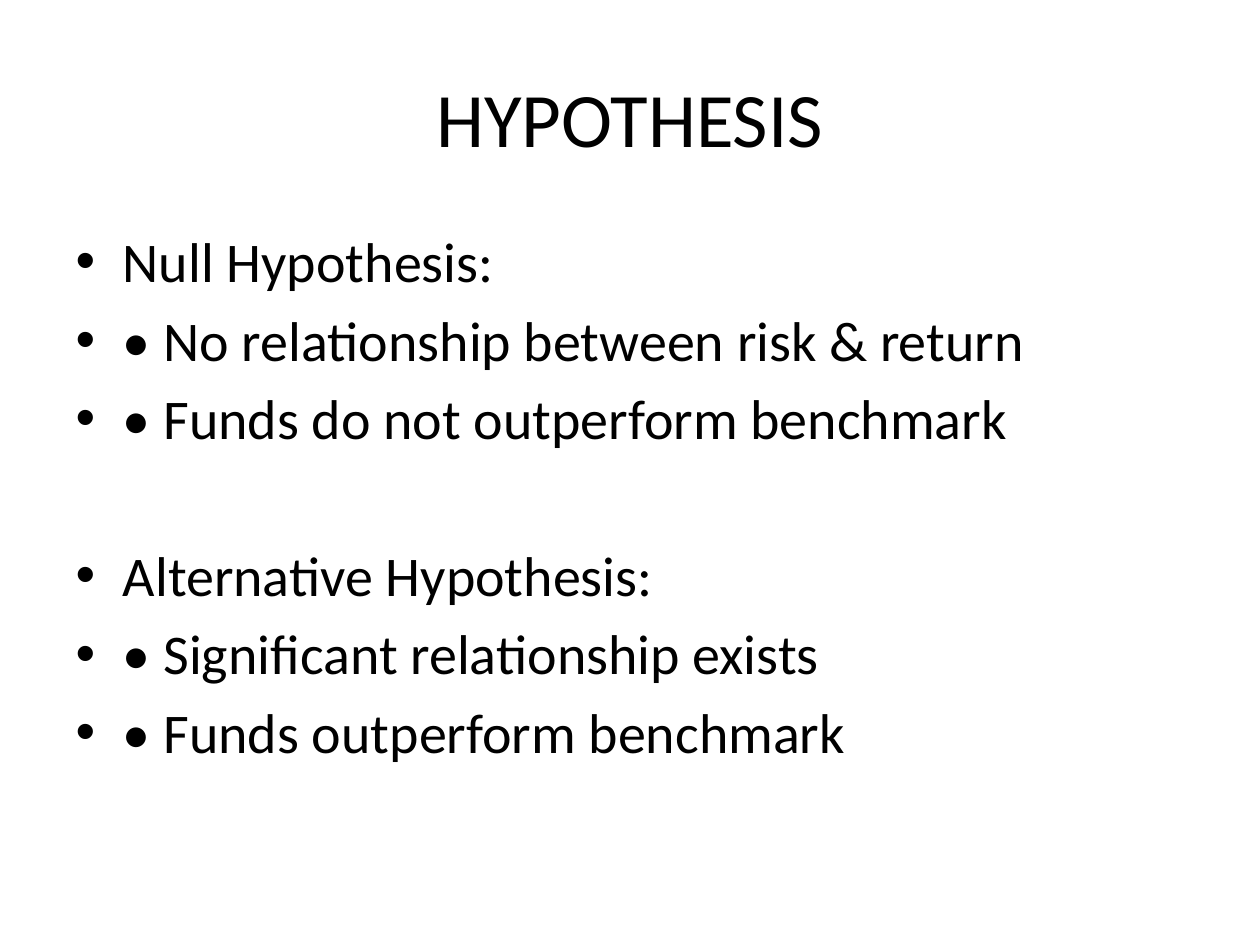
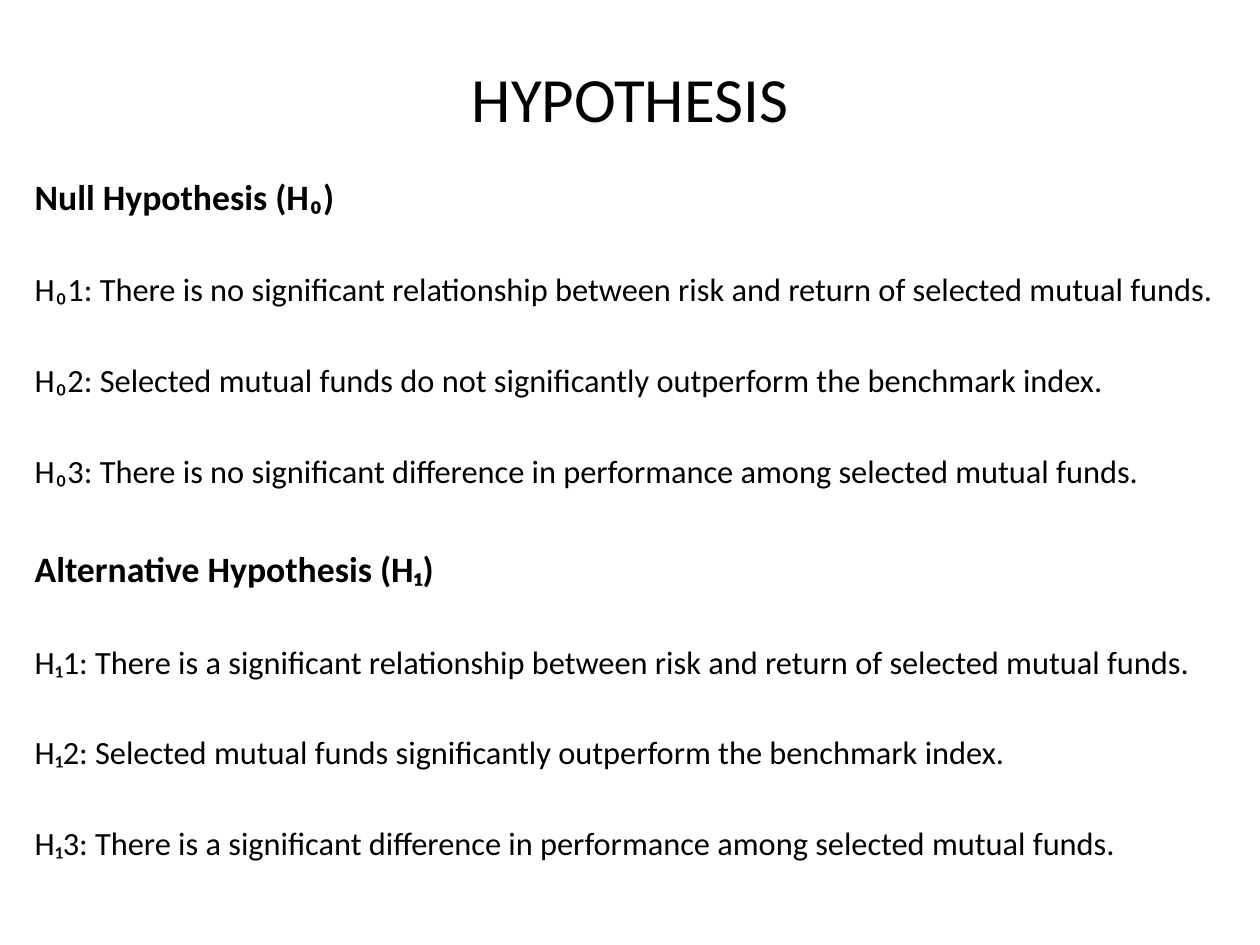
Before and after one commit to MMSHRIKARA/SHRIVATHSA, a slide deck: slide 5 of Viva_Project_Presentation_Shrivathsa.pptx. Drawn at 1260x945 pixels with LibreOffice and Linux fonts; fonts in the diff are those of the drawing. Boxes give left, top, right and bottom in pixels: in the first picture for what was removed or moved away, otherwise in the second. Text is boxed around its words. In the diff, an @@ line names an element or a change of style, - is before the commit and + after.

```diff
--- a/Viva_Project_Presentation_Shrivathsa.pptx
+++ b/Viva_Project_Presentation_Shrivathsa.pptx
@@ title "HYPOTHESIS": place and size @@
-title "HYPOTHESIS" at [436,97,822,148]
+title "HYPOTHESIS" at [472,81,788,123]
@@ title "HYPOTHESIS" at [472,81,788,123]: size 44 to 36 pt @@
@@ text at [35,183,1212,861]: text changed; size 32 to 18.5 pt @@
-• Null Hypothesis:
-• • No relationship between risk & return
-• • Funds do not outperform benchmark
-• Alternative Hypothesis:
-• • Significant relationship exists
-• • Funds outperform benchmark
+Null Hypothesis (H₀)
+H₀1: There is no significant relationship between risk and return of selected mutual funds.
+H₀2: Selected mutual funds do not significantly outperform the benchmark index.
+H₀3: There is no significant difference in performance among selected mutual funds.
+Alternative Hypothesis (H₁)
+H₁1: There is a significant relationship between risk and return of selected mutual funds.
+H₁2: Selected mutual funds significantly outperform the benchmark index.
+H₁3: There is a significant difference in performance among selected mutual funds.
```
Also in this commit, not shown: 9 other slides changed, 2 slides added, 1 slide removed.
